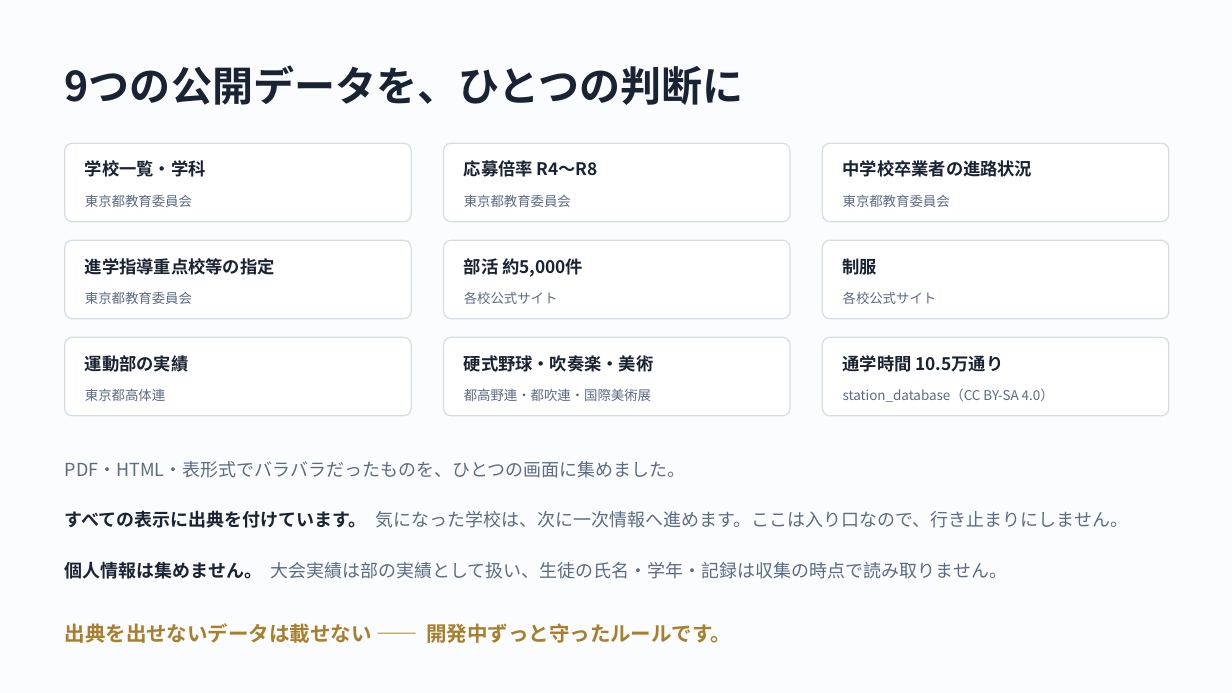
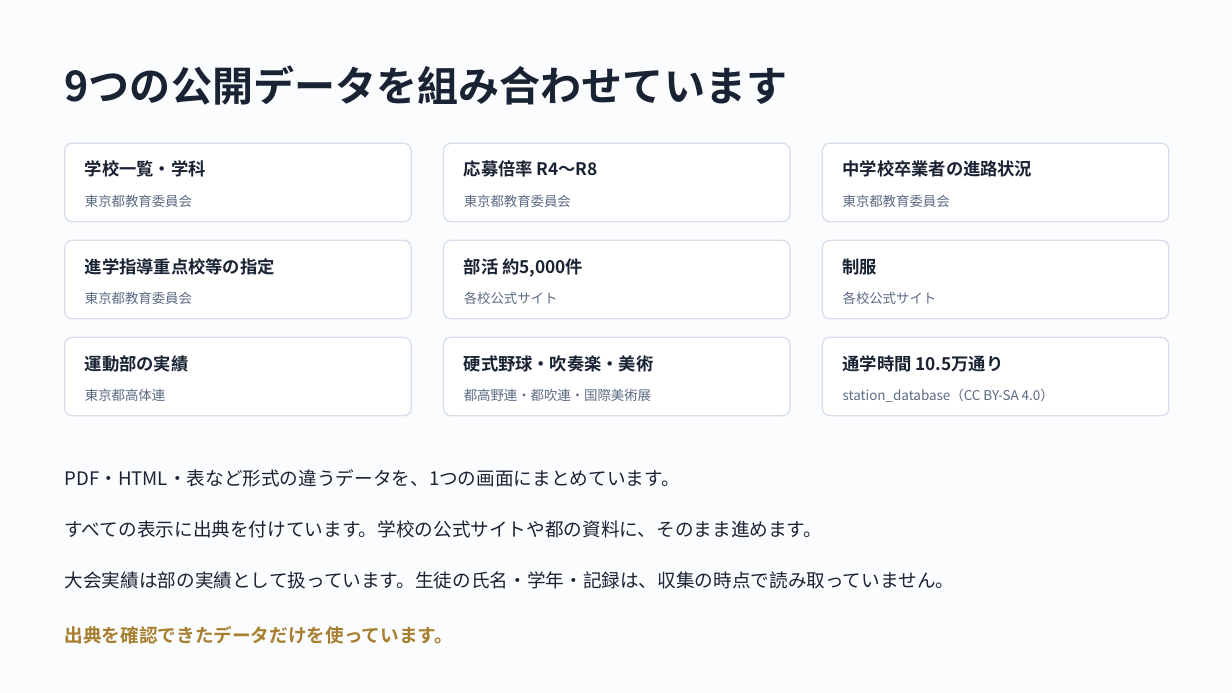
Before and after one commit to Nishi-Taiga/Course_Compass, a slide deck: slide 6 of docs/slides/shinro-compass-slides.pptx. Drawn at 1232x693 pixels with LibreOffice and Linux fonts; fonts in the diff are those of the drawing. Boxes give left, top, right and bottom in pixels: in the first picture for what was removed or moved away, otherwise in the second. Text is boxed around its words. In the diff, an @@ line names an element or a change of style, - is before the commit and + after.

```diff
--- a/docs/slides/shinro-compass-slides.pptx
+++ b/docs/slides/shinro-compass-slides.pptx
@@ text at box(65, 65, 788, 105): text changed @@
-9つの公開データを、ひとつの判断に
+9つの公開データを組み合わせています
@@ text at box(65, 469, 680, 487): text changed; size 14 to 14.5 pt; text colour #5C6B84 to #1A2333 @@
-PDF・HTML・表形式でバラバラだったものを、ひとつの画面に集めました。
+PDF・HTML・表など形式の違うデータを、1つの画面にまとめています。
@@ text at box(65, 520, 823, 538): text changed; size 14 to 14.5 pt; text colour #5C6B84 to #1A2333 @@
-すべての表示に出典を付けています。 気になった学校は、次に一次情報へ進めます。ここは入り口なので、行き止まりにしません。
+すべての表示に出典を付けています。学校の公式サイトや都の資料に、そのまま進めます。
@@ text at box(65, 571, 955, 589): text changed; size 14 to 14.5 pt; text colour #5C6B84 to #1A2333 @@
-個人情報は集めません。 大会実績は部の実績として扱い、生徒の氏名・学年・記録は収集の時点で読み取りません。
+大会実績は部の実績として扱っています。生徒の氏名・学年・記録は、収集の時点で読み取っていません。
@@ text at box(65, 626, 453, 644): text changed; size 16 to 14.5 pt @@
-出典を出せないデータは載せない —— 開発中ずっと守ったルールです。
+出典を確認できたデータだけを使っています。
```
Also in this commit, not shown: 6 other slides changed.
